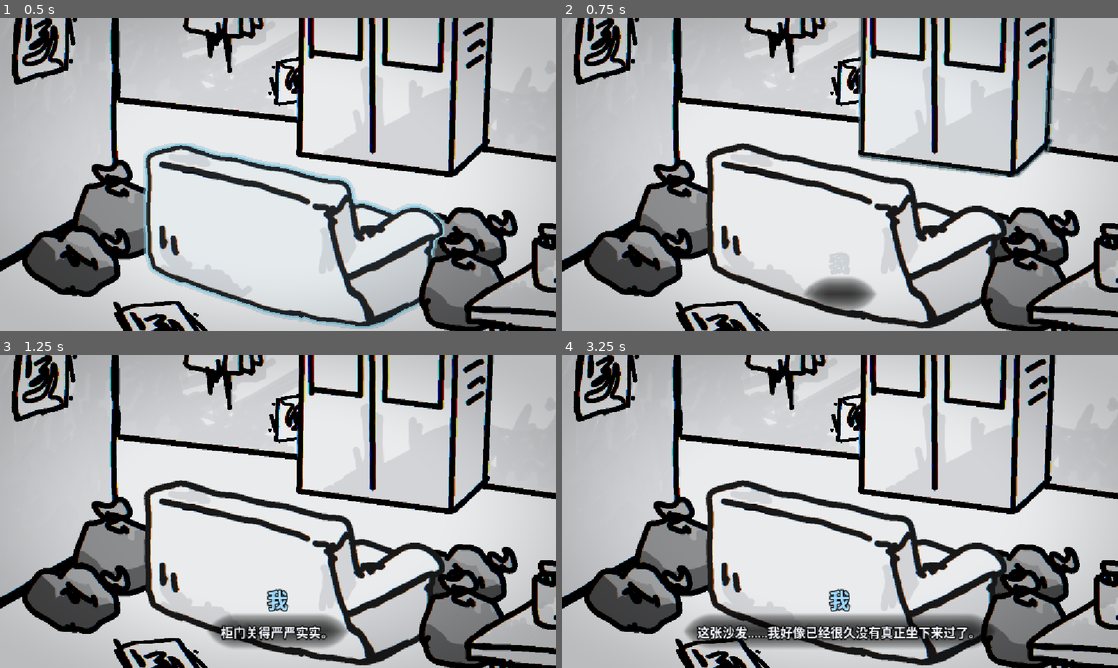
Above: before the commit, frames 1-4 (two rows, left to right).
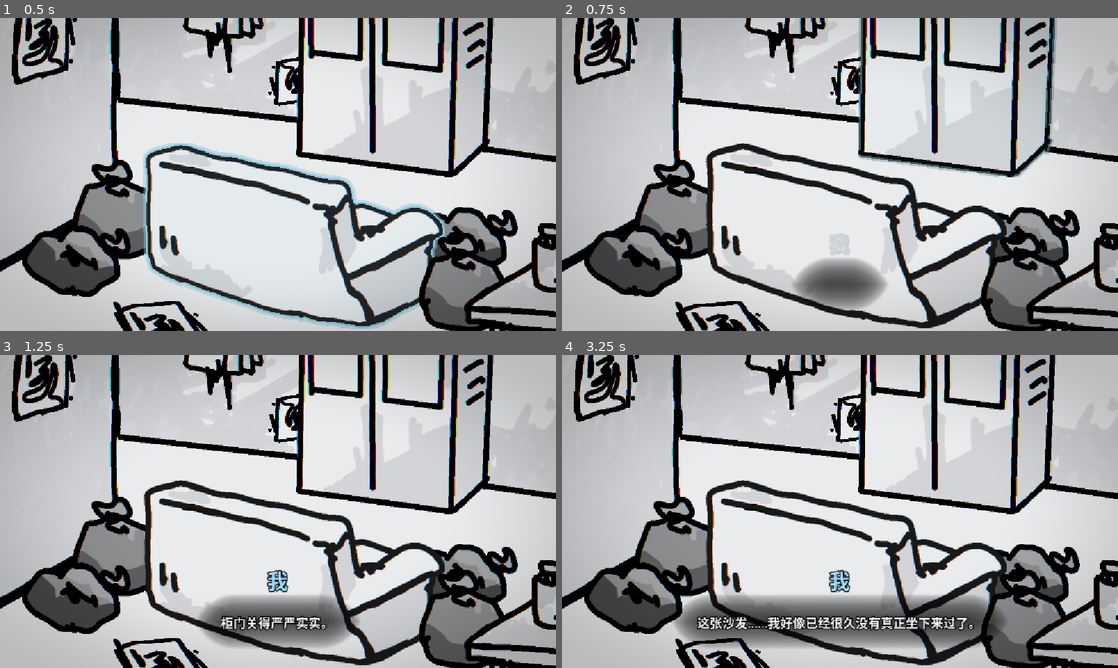
Above: after the commit, the same moments.

Repository: f0lkskill/LonelyRoom
Game: Godot game, scene res://main.tscn
Two runs of this game, one before a commit and one after it. Both use one fixed random seed, a clock stepped at 60 frames per second and the inputs below.
Inputs (mouse positions are in pixels of both pictures, inside the frame that each line leads up to):
- Up to frame 1 (0.5 s): no input
- Up to frame 2 (0.75 s): tap Enter (ui_accept) at 0.5 s; move the mouse to (962, 158) at 0.52 s; click (962, 158) at 0.67 s
- Up to frame 3 (1.25 s): tap Enter (ui_accept) at 0.77 s
- Up to frame 4 (3.25 s): move the mouse to (728, 527) at 1.27 s; click (728, 527) at 1.42 s; tap Enter (ui_accept) at 1.52, 3.02 s; move the mouse to (895, 442) at 2.02 s; click (895, 442) at 2.17 s; move the mouse to (812, 574) at 2.77 s; click (812, 574) at 2.92 s

Frame 1 is identical in both runs. In frame 2, 1.9% of the frame differs, in the area x 41-59%, y 69-93%; in frame 3, 3.6%; in frame 4, 7.5%, in the area x 20-80%, y 68-93%.

Commit message:
fix: 柔化对话框阴影背景

Diff:
--- a/bin/asset/shader/dialogue_panel.gdshader
+++ b/bin/asset/shader/dialogue_panel.gdshader
@@ -3,13 +3,13 @@
 shader_type canvas_item;
 
 // 面板中心的最大不透明度。
-uniform float strength : hint_range(0.0, 1.0, 0.01) = 0.92;
+uniform float strength : hint_range(0.0, 1.0, 0.01) = 0.8;
 // 圆角半径，单位像素。
-uniform float corner_radius : hint_range(0.0, 160.0, 1.0) = 72.0;
+uniform float corner_radius : hint_range(0.0, 160.0, 1.0) = 96.0;
 // 最外层阴影的淡出宽度，单位像素。
-uniform float edge_softness : hint_range(0.0, 120.0, 1.0) = 72.0;
+uniform float edge_softness : hint_range(0.0, 160.0, 1.0) = 96.0;
 // 从上到下的轻微明暗渐变。
-uniform float vertical_fade : hint_range(0.0, 0.5, 0.01) = 0.12;
+uniform float vertical_fade : hint_range(0.0, 0.5, 0.01) = 0.1;
 // 面板实际尺寸，由 DialogueBox 在运行时同步。
 uniform vec2 rect_size = vec2(800.0, 180.0);
 
@@ -23,11 +23,11 @@
 	vec2 p = (UV - 0.5) * rect_size;
 	float d = rounded_box(p, half_size, corner_radius);
 
-	float core = 1.0 - smoothstep(-edge_softness * 0.15, 0.0, d);
-	float inner = 1.0 - smoothstep(-edge_softness * 0.38, 0.0, d);
-	float mid = 1.0 - smoothstep(-edge_softness * 0.66, 0.0, d);
+	float core = 1.0 - smoothstep(-edge_softness * 0.12, 0.0, d);
+	float inner = 1.0 - smoothstep(-edge_softness * 0.32, 0.0, d);
+	float mid = 1.0 - smoothstep(-edge_softness * 0.6, 0.0, d);
 	float outer = 1.0 - smoothstep(-edge_softness, 0.0, d);
-	float mask = core * 0.25 + inner * 0.25 + mid * 0.25 + outer * 0.25;
+	float mask = core * 0.2 + inner * 0.25 + mid * 0.25 + outer * 0.3;
 	float vertical = 1.0 - vertical_fade * UV.y;
 
 	COLOR = vec4(0.0, 0.0, 0.0, strength * mask * vertical);
--- a/bin/asset/shader/dialogue_panel_material.tres
+++ b/bin/asset/shader/dialogue_panel_material.tres
@@ -4,8 +4,8 @@
 
 [resource]
 shader = ExtResource("1_shader")
-shader_parameter/strength = 0.92
-shader_parameter/corner_radius = 72.0
-shader_parameter/edge_softness = 72.0
-shader_parameter/vertical_fade = 0.12
+shader_parameter/strength = 0.8
+shader_parameter/corner_radius = 96.0
+shader_parameter/edge_softness = 96.0
+shader_parameter/vertical_fade = 0.1
 shader_parameter/rect_size = Vector2(800, 180)
--- a/bin/src/ui/dialogue_box.gd
+++ b/bin/src/ui/dialogue_box.gd
@@ -12,13 +12,13 @@
 ## 文本标签的最大高度。
 @export var max_text_height: float = 480.0
 ## 阴影左右内边距。
-@export var horizontal_padding: float = 40.0
+@export var horizontal_padding: float = 64.0
 ## 阴影上下内边距。
-@export var vertical_padding: float = 16.0
+@export var vertical_padding: float = 32.0
 ## 阴影底部与屏幕底部的距离。
 @export var bottom_margin: float = 36.0
 ## 阴影的最小高度。
-@export var min_panel_height: float = 80.0
+@export var min_panel_height: float = 120.0
 
 @onready var panel: ColorRect = $Panel
 @onready var content: Control = $Panel/Content
